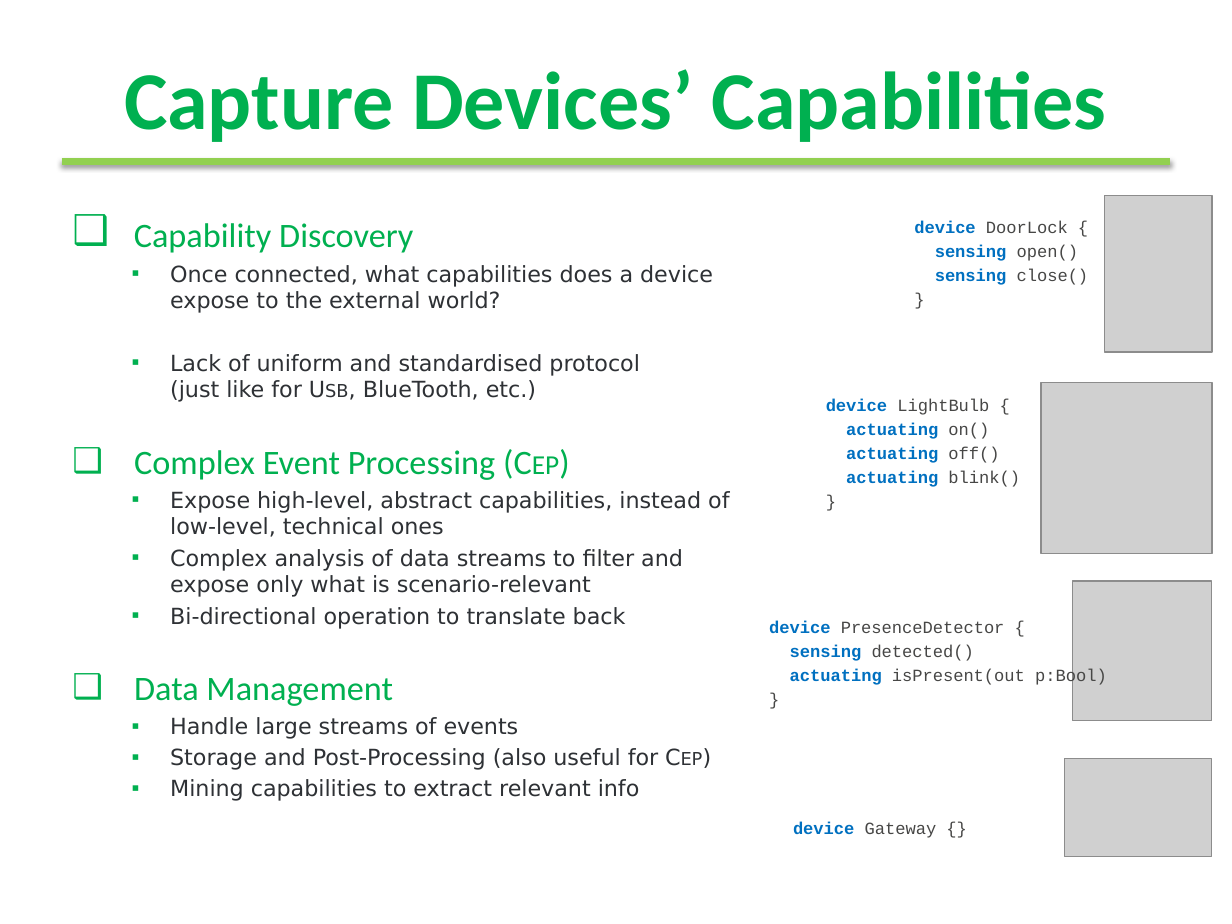
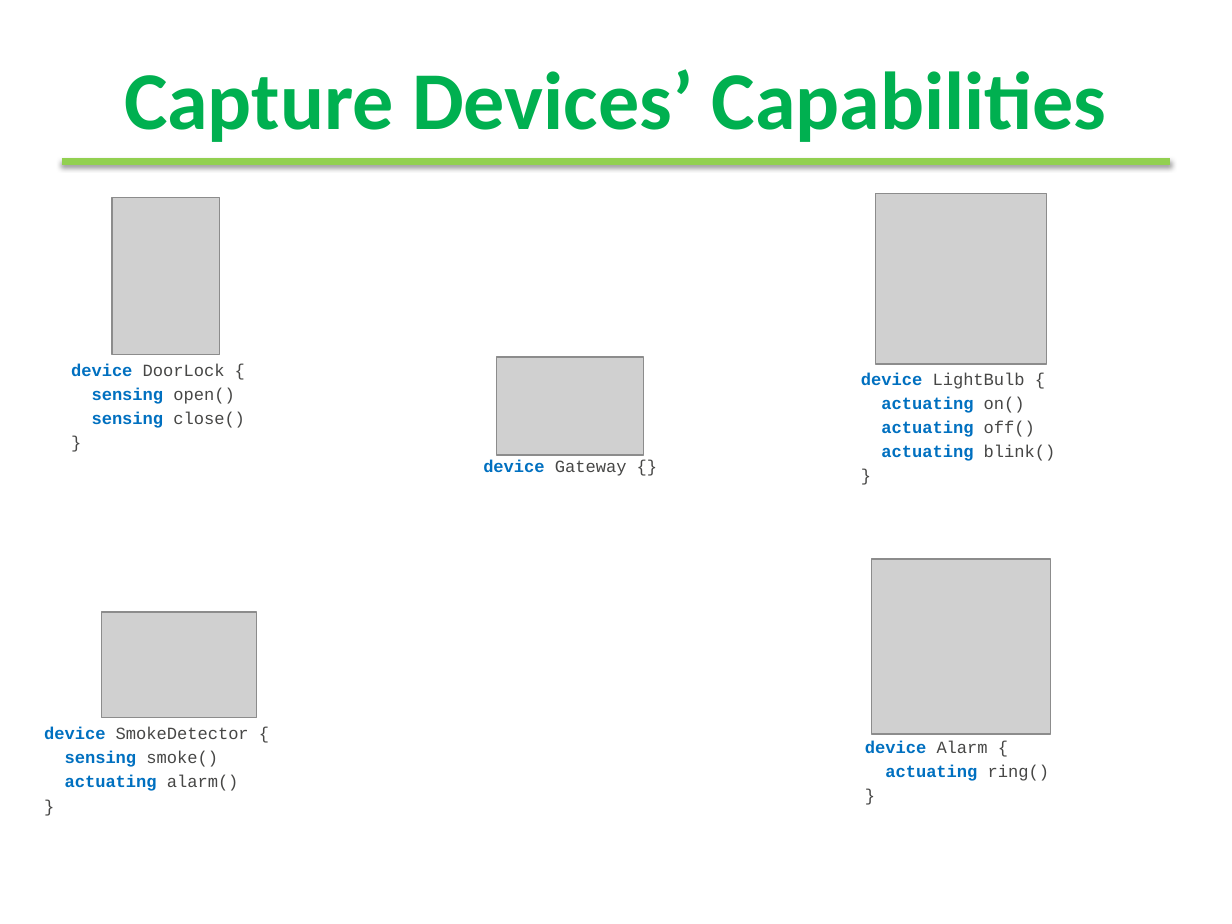
Before and after one commit to moussaamrani/IoTDSL, a slide deck: slide 11 of wiki/Writing/MODELSWARD2017/Presentation/ModelsWard2017.pptx. Drawn at 1232x924 pixels with LibreOffice and Linux fonts; fonts in the diff are those of the drawing; grey boxes stand for pictures; background and template pictures are left out. Boxes give left, top, right and bottom in pixels: in the first picture for what was removed or moved away, otherwise in the second. Text is boxed around its words. In the diff, an @@ line names an element or a change of style, - is before the commit and + after.

```diff
--- a/wiki/Writing/MODELSWARD2017/Presentation/ModelsWard2017.pptx
+++ b/wiki/Writing/MODELSWARD2017/Presentation/ModelsWard2017.pptx
@@ picture: place and size @@
-picture at box(1104, 196, 1212, 352)
+picture at box(112, 197, 221, 354)
@@ picture: place and size @@
-picture at box(1041, 383, 1212, 554)
+picture at box(876, 193, 1047, 365)
@@ text removed at box(134, 223, 729, 801) @@
-❑ Capability Discovery
-    ▪ Once connected, what capabilities does a device expose to the external world?
-    ▪ Lack of uniform and standardised protocol
-      (just like for Usb, BlueTooth, etc.)
-❑ Complex Event Processing (Cep)
-    ▪ Expose high-level, abstract capabilities, instead of low-level, technical ones
-    ▪ Complex analysis of data streams to filter and expose only what is scenario-relevant
-    ▪ Bi-directional operation to translate back
-❑ Data Management
-    ▪ Handle large streams of events
-    ▪ Storage and Post-Processing (also useful for Cep)
-    ▪ Mining capabilities to extract relevant info
@@ text "device DoorLock {": place and size @@
-text "device DoorLock {" at box(914, 221, 1089, 285)
+text "device DoorLock {" at box(71, 363, 245, 428)
@@ picture: place and size @@
-picture at box(1064, 759, 1212, 857)
+picture at box(496, 357, 644, 456)
@@ text "device LightBulb {": place and size @@
-text "device LightBulb {" at box(826, 398, 1020, 487)
+text "device LightBulb {" at box(861, 373, 1056, 461)
@@ text "device Gateway {}": place and size @@
-text "device Gateway {}" at box(793, 822, 937, 838)
+text "device Gateway {}" at box(483, 460, 627, 476)
@@ text "device Gateway {}" at box(483, 460, 627, 476): alignment left to centre @@
@@ picture added at box(872, 559, 1051, 734) @@
@@ picture removed at box(1072, 582, 1211, 721) @@
@@ picture added at box(102, 612, 257, 718) @@
@@ text removed at box(769, 620, 1107, 686) @@
-device PresenceDetector {
-sensing detected()
-actuating isPresent(out p:Bool)
-}
@@ text added at box(44, 727, 249, 791), 10 pt, text #474746 @@
+device SmokeDetector {
+sensing smoke()
+actuating alarm()
+}
@@ text added at box(865, 740, 1049, 781), 10 pt, text #0070C0, bold @@
+device Alarm {
+actuating ring()
+}
```
Also in this commit, not shown: 3 other slides changed, 1 slide added, 1 slide removed.
